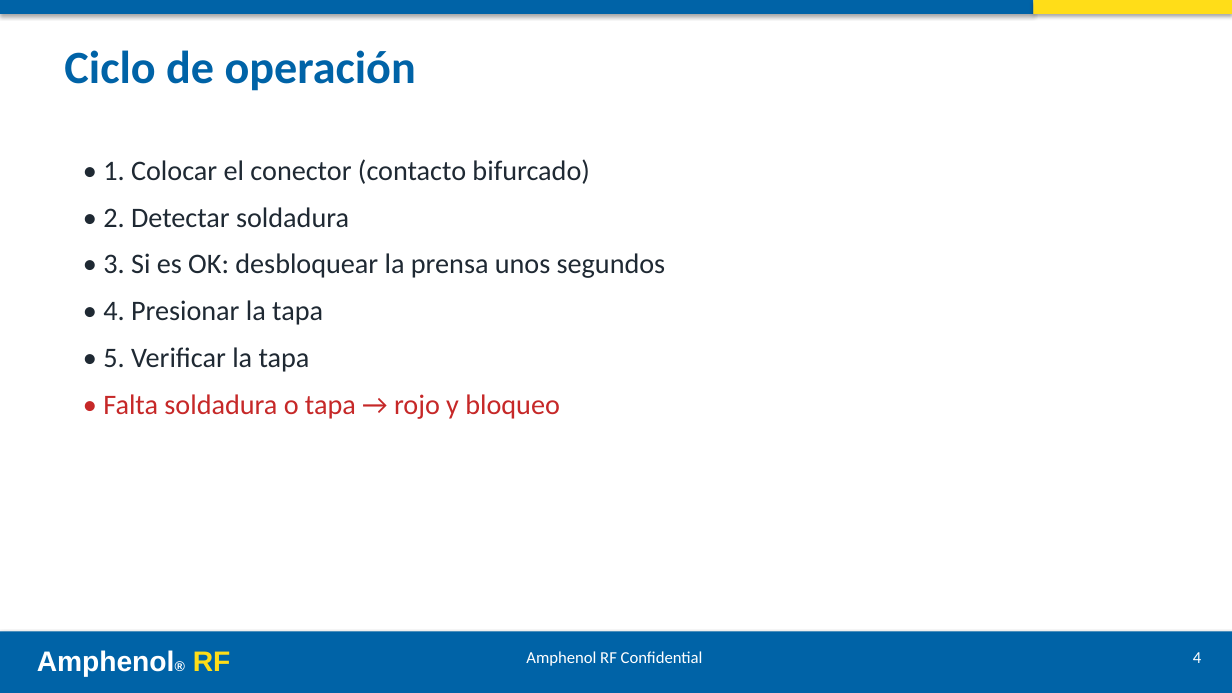
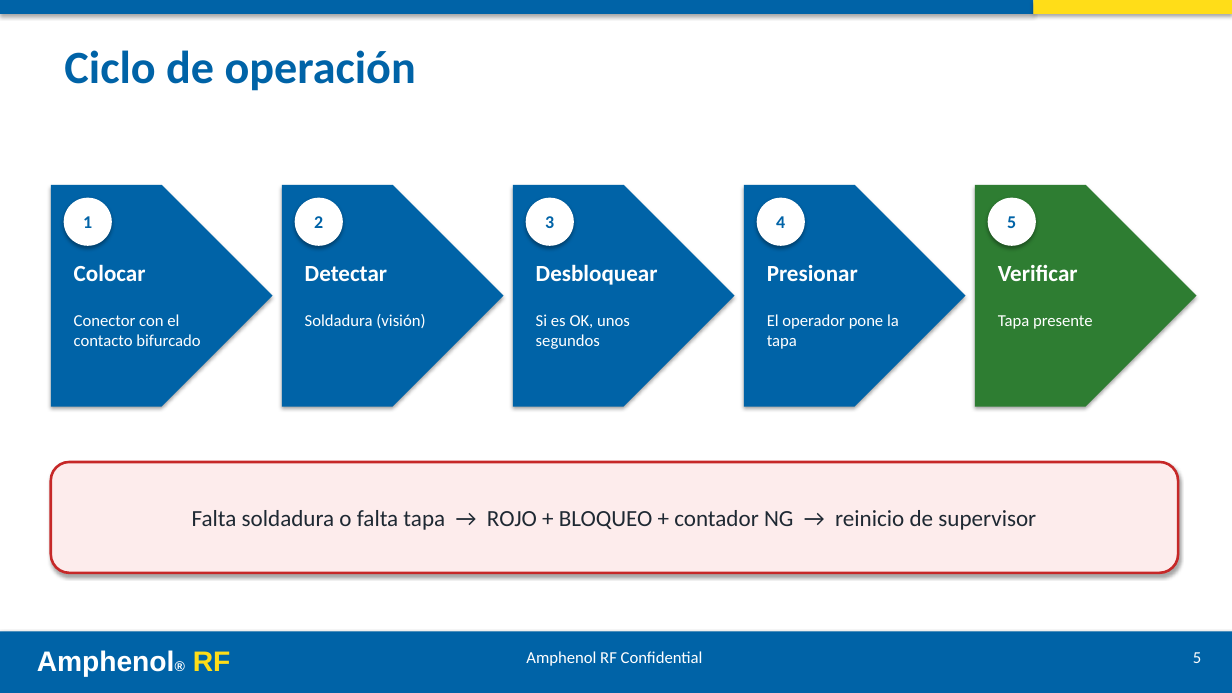
Before and after one commit to ricardosalmeron71-png/inspeccion-vision-solder-cap, a slide deck: slide 5 of docs/presentacion.pptx (slide 4 before the commit). Drawn at 1232x693 pixels with LibreOffice and Linux fonts; fonts in the diff are those of the drawing. Boxes give left, top, right and bottom in pixels: in the first picture for what was removed or moved away, otherwise in the second. Text is boxed around its words. In the diff, an @@ line names an element or a change of style, - is before the commit and + after.

```diff
--- a/docs/presentacion.pptx
+++ b/docs/presentacion.pptx
@@ text removed at [103,159,666,419] @@
-• 1. Colocar el conector (contacto bifurcado)
-• 2. Detectar soldadura
-• 3. Si es OK: desbloquear la prensa unos segundos
-• 4. Presionar la tapa
-• 5. Verificar la tapa
-• Falta soldadura o tapa → rojo y bloqueo
@@ pentagon arrow added at [51,185,273,407], fill #0063A7 @@
@@ ellipse added at [65,199,111,245], fill #FFFFFF, outline #FFFFFF 1.5 pt, 14 pt, text #0063A7, bold @@
+1
@@ pentagon arrow added at [282,185,504,407], fill #0063A7 @@
@@ ellipse added at [296,199,342,245], fill #FFFFFF, outline #FFFFFF 1.5 pt, 14 pt, text #0063A7, bold @@
+2
@@ pentagon arrow added at [513,185,735,407], fill #0063A7 @@
@@ ellipse added at [527,199,573,245], fill #FFFFFF, outline #FFFFFF 1.5 pt, 14 pt, text #0063A7, bold @@
+3
@@ pentagon arrow added at [744,185,966,407], fill #0063A7 @@
@@ ellipse added at [758,199,804,245], fill #FFFFFF, outline #FFFFFF 1.5 pt, 14 pt, text #0063A7, bold @@
+4
@@ pentagon arrow added at [975,185,1197,407], fill #2E7D32 @@
@@ ellipse added at [989,199,1035,245], fill #FFFFFF, outline #FFFFFF 1.5 pt, 14 pt, text #0063A7, bold @@
+5
@@ text added at [74,264,146,281], 18 pt, text #FFFFFF, bold @@
+Colocar
@@ text added at [305,266,387,281], 18 pt, text #FFFFFF, bold @@
+Detectar
@@ text added at [536,264,658,285], 18 pt, text #FFFFFF, bold @@
+Desbloquear
@@ text added at [767,265,858,281], 18 pt, text #FFFFFF, bold @@
+Presionar
@@ text added at [998,265,1078,281], 18 pt, text #FFFFFF, bold @@
+Verificar
@@ text added at [74,314,200,346], 13 pt, text #FFFFFF @@
+Conector con el contacto bifurcado
@@ text added at [305,314,425,328], 13 pt, text #FFFFFF @@
+Soldadura (visión)
@@ text added at [536,314,630,349], 13 pt, text #FFFFFF @@
+Si es OK, unos segundos
@@ text added at [767,314,899,349], 13 pt, text #FFFFFF @@
+El operador pone la tapa
@@ text added at [998,315,1093,329], 13 pt, text #FFFFFF @@
+Tapa presente
@@ rounded rectangle added at [51,462,1178,573], fill #FDECEC, outline #C62828 2 pt, 18 pt, text #1F2933 @@
+Falta soldadura o falta tapa → ROJO + BLOQUEO + contador NG → reinicio de supervisor
@@ text at [1193,652,1201,663]: text changed @@
-4
+5
```
Also in this commit, not shown: 11 other slides changed, 4 slides added, 1 slide removed, 17 other files.
